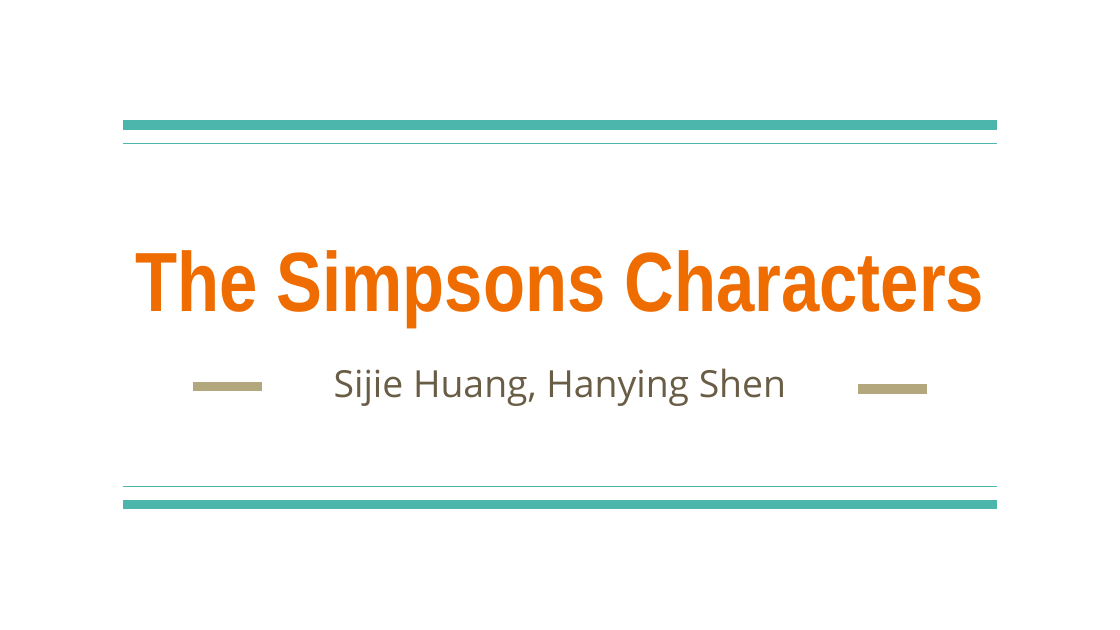
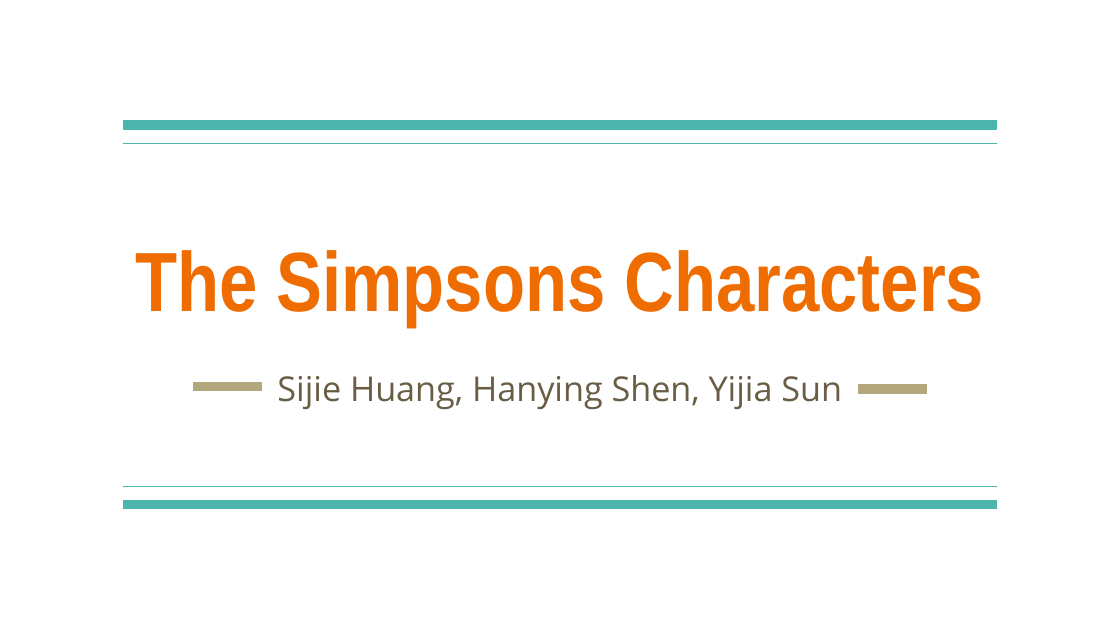
Before and after one commit to jessiehuang9/Python_project, a slide deck: slide 1 of the simpson/DS301.pptx. Drawn at 1120x630 pixels with LibreOffice and Linux fonts; fonts in the diff are those of the drawing. Boxes give left, top, right and bottom in pixels: in the first picture for what was removed or moved away, otherwise in the second. Text is boxed around its words. In the diff, an @@ line names an element or a change of style, - is before the commit and + after.

```diff
--- a/the simpson/DS301.pptx
+++ b/the simpson/DS301.pptx
@@ subtitle at <box>277,375,842,409</box>: text changed; size 24 to 22 pt @@
-Sijie Huang, Hanying Shen
+Sijie Huang, Hanying Shen, Yijia Sun
```
